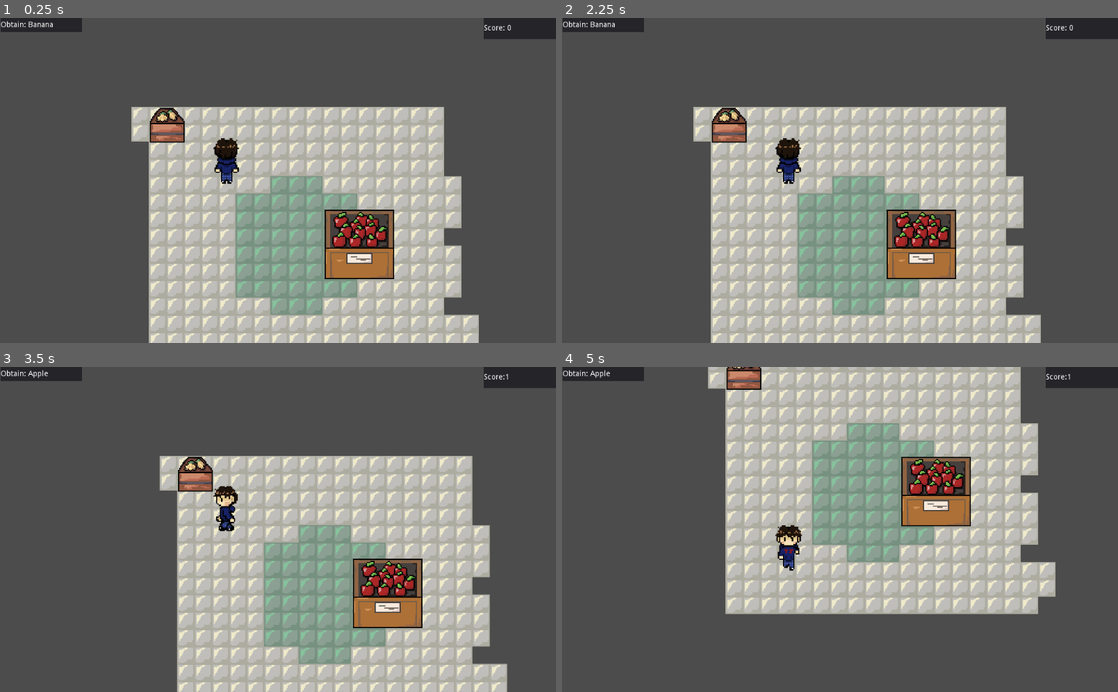
Above: before the commit, frames 1-4 (two rows, left to right).
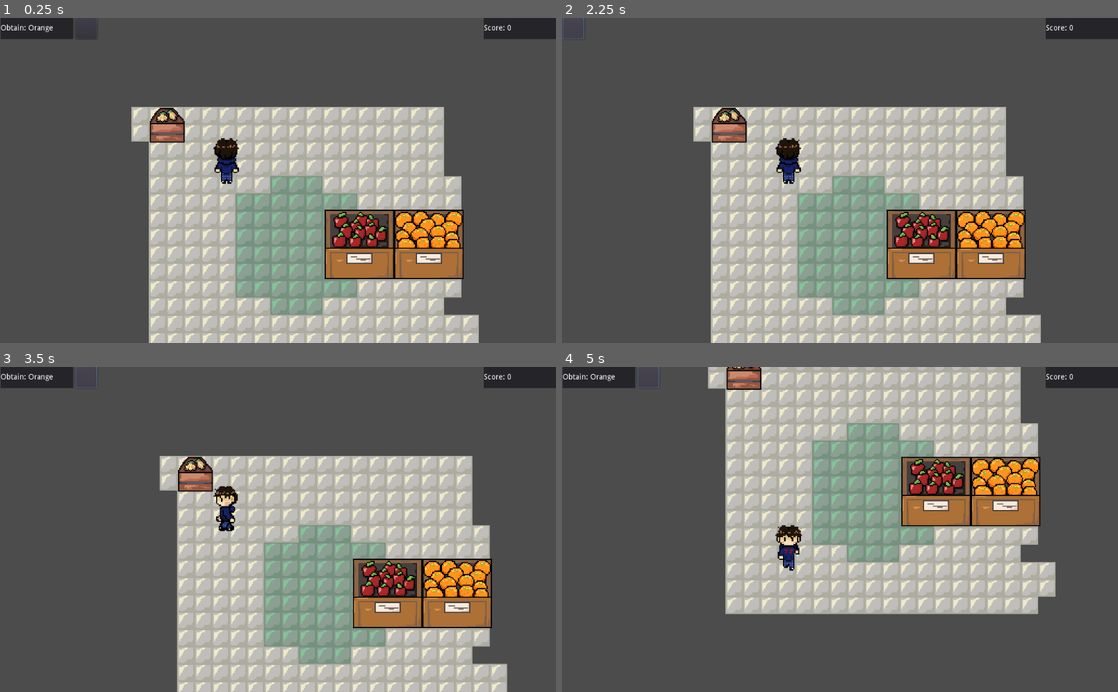
Above: after the commit, the same moments.

Repository: ygda-org/summer23
Game: Godot game, scene res://Areas/World.tscn
The game is run twice, just before and just after one commit, with the same random seed, the same clock (stepped at 60 frames per second) and the same inputs.
Inputs (mouse positions are in pixels of both pictures, inside the frame that each line leads up to):
- Up to frame 1 (0.25 s): no input
- Up to frame 2 (2.25 s): click (650, 27) at 0.52 s; click (573, 27) at 1.27 s; click (650, 27) at 2.02 s
- Up to frame 3 (3.5 s): tap Enter at 2.75 s; hold A (a) from 2.78 s (still down); tap D (d) at 3.05 s
- Up to frame 4 (5 s): release A (a) at 3.53 s; tap D (d) at 3.6 s; tap S (s) at 3.8 s; hold S (s) from 4.28 s (still down); tap W (w) at 4.55 s

The runs differ from the first frame. In frame 1, 3.1% of the frame differs, in the area x 0-84%, y 0-81%; in frame 2, 3.3%; in frame 3, 3.2%; in frame 4, 3.2%.

Commit message:
Hideable Objective + orange

Diff:
--- a/Areas/World.tscn
+++ b/Areas/World.tscn
@@ -1,9 +1,10 @@
-[gd_scene load_steps=5 format=2]
+[gd_scene load_steps=6 format=2]
 
 [ext_resource path="res://food scenes/Banana.tscn" type="PackedScene" id=1]
 [ext_resource path="res://food scenes/Apple.tscn" type="PackedScene" id=2]
 [ext_resource path="res://Player.tscn" type="PackedScene" id=3]
 [ext_resource path="res://groundTileset.tres" type="TileSet" id=4]
+[ext_resource path="res://food scenes/Orange.tscn" type="PackedScene" id=5]
 
 [node name="World" type="Node2D"]
 
@@ -22,3 +23,6 @@
 
 [node name="Apple" parent="." instance=ExtResource( 2 )]
 position = Vector2( 194, 159 )
+
+[node name="Orange" parent="." instance=ExtResource( 5 )]
+position = Vector2( 258, 159 )
--- a/Interface.tscn
+++ b/Interface.tscn
@@ -1,25 +1,12 @@
-[gd_scene load_steps=3 format=2]
+[gd_scene load_steps=4 format=2]
 
 [ext_resource path="res://SelectedFruit.gd" type="Script" id=1]
 [ext_resource path="res://ScoreText.gd" type="Script" id=2]
+[ext_resource path="res://ObjectiveButton.gd" type="Script" id=3]
 
 [node name="Interface" type="Control"]
 anchor_right = 1.0
 anchor_bottom = 1.0
-
-[node name="Objective" type="Panel" parent="."]
-margin_right = 150.0
-margin_bottom = 27.0
-script = ExtResource( 1 )
-
-[node name="Label" type="Label" parent="Objective"]
-anchor_top = 0.5
-anchor_bottom = 0.5
-margin_top = -11.0
-margin_right = 56.0
-margin_bottom = 11.0
-text = "Obtain:"
-valign = 1
 
 [node name="Score" type="Panel" parent="."]
 anchor_left = 1.0
@@ -36,3 +23,31 @@
 text = "Score: 0"
 valign = 1
 script = ExtResource( 2 )
+
+[node name="HBoxContainer" type="HBoxContainer" parent="."]
+margin_right = 151.0
+margin_bottom = 27.0
+
+[node name="Objective" type="Panel" parent="HBoxContainer"]
+margin_right = 134.0
+margin_bottom = 40.0
+rect_min_size = Vector2( 134, 40 )
+script = ExtResource( 1 )
+
+[node name="Label" type="Label" parent="HBoxContainer/Objective"]
+anchor_top = 0.5
+anchor_bottom = 0.5
+margin_top = -11.0
+margin_right = 56.0
+margin_bottom = 11.0
+text = "Obtain:"
+valign = 1
+
+[node name="ObjectiveButton" type="Button" parent="HBoxContainer"]
+margin_left = 138.0
+margin_right = 178.0
+margin_bottom = 40.0
+rect_min_size = Vector2( 40, 40 )
+script = ExtResource( 3 )
+
+[connection signal="pressed" from="HBoxContainer/ObjectiveButton" to="HBoxContainer/ObjectiveButton" method="_on_ObjectiveButton_pressed"]
--- /dev/null
+++ b/ObjectiveButton.gd
@@ -0,0 +1,20 @@
+extends Button
+
+
+# Declare member variables here. Examples:
+# var a = 2
+# var b = "text"
+
+
+# Called when the node enters the scene tree for the first time.
+func _ready():
+	pass # Replace with function body.
+
+
+# Called every frame. 'delta' is the elapsed time since the previous frame.
+#func _process(delta):
+#	pass
+
+
+func _on_ObjectiveButton_pressed():
+	get_parent().find_node("Objective").visible = !get_parent().find_node("Objective").visible # Replace with function body.
--- a/SelectedFruit.gd
+++ b/SelectedFruit.gd
@@ -1,7 +1,7 @@
 extends Panel
 
-var currentFruit = "Banana"
-var fruitList = ["Apple", "Banana"]
+var currentFruit
+var fruitList = ["Apple", "Banana", "Orange"]
 # Declare member variables here. Examples:
 # var a = 2
 # var b = "text"
--- /dev/null
+++ b/food scenes/Orange.tscn
@@ -0,0 +1,9 @@
+[gd_scene load_steps=3 format=2]
+
+[ext_resource path="res://food scenes/FoodParent.tscn" type="PackedScene" id=1]
+[ext_resource path="res://Assets/orange.png" type="Texture" id=2]
+
+[node name="Orange" instance=ExtResource( 1 )]
+
+[node name="Orange" type="Sprite" parent="." index="2"]
+texture = ExtResource( 2 )
Binary file added: Assets/orange.png
Not shown, added: Assets/orange.png.import
